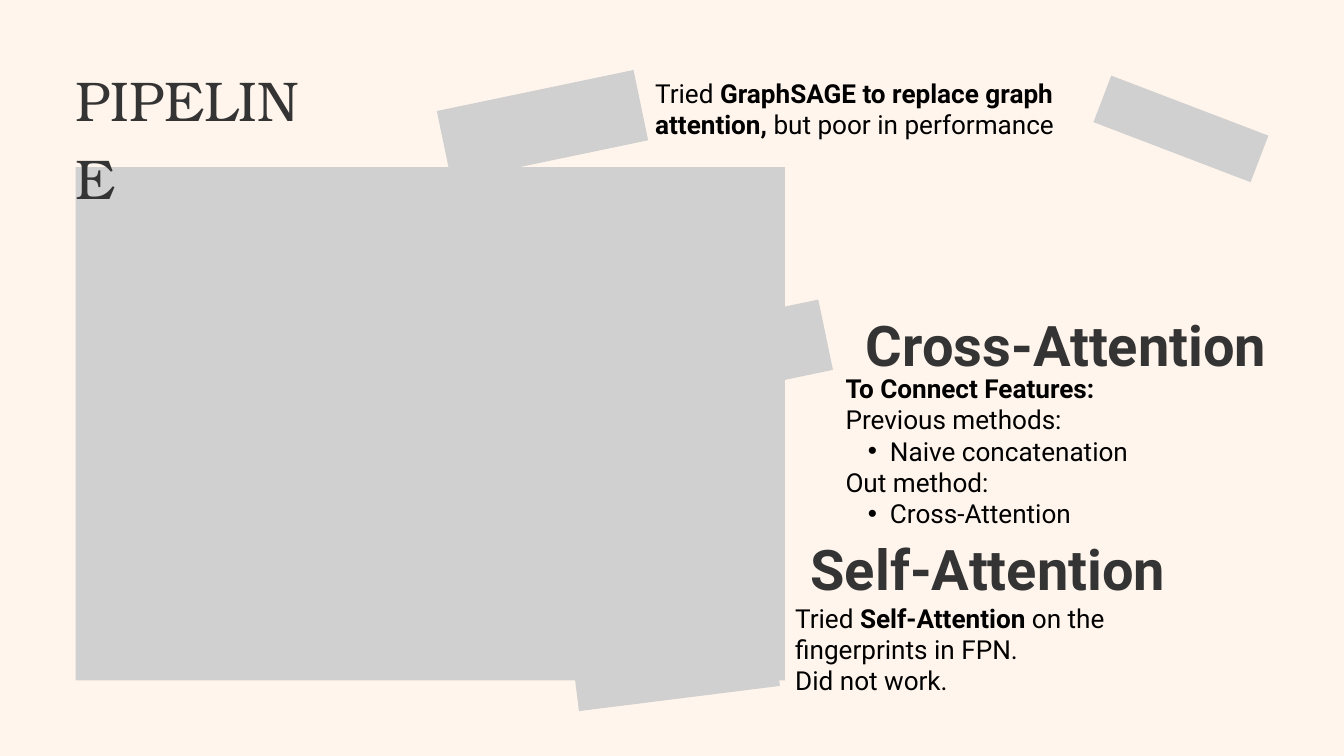
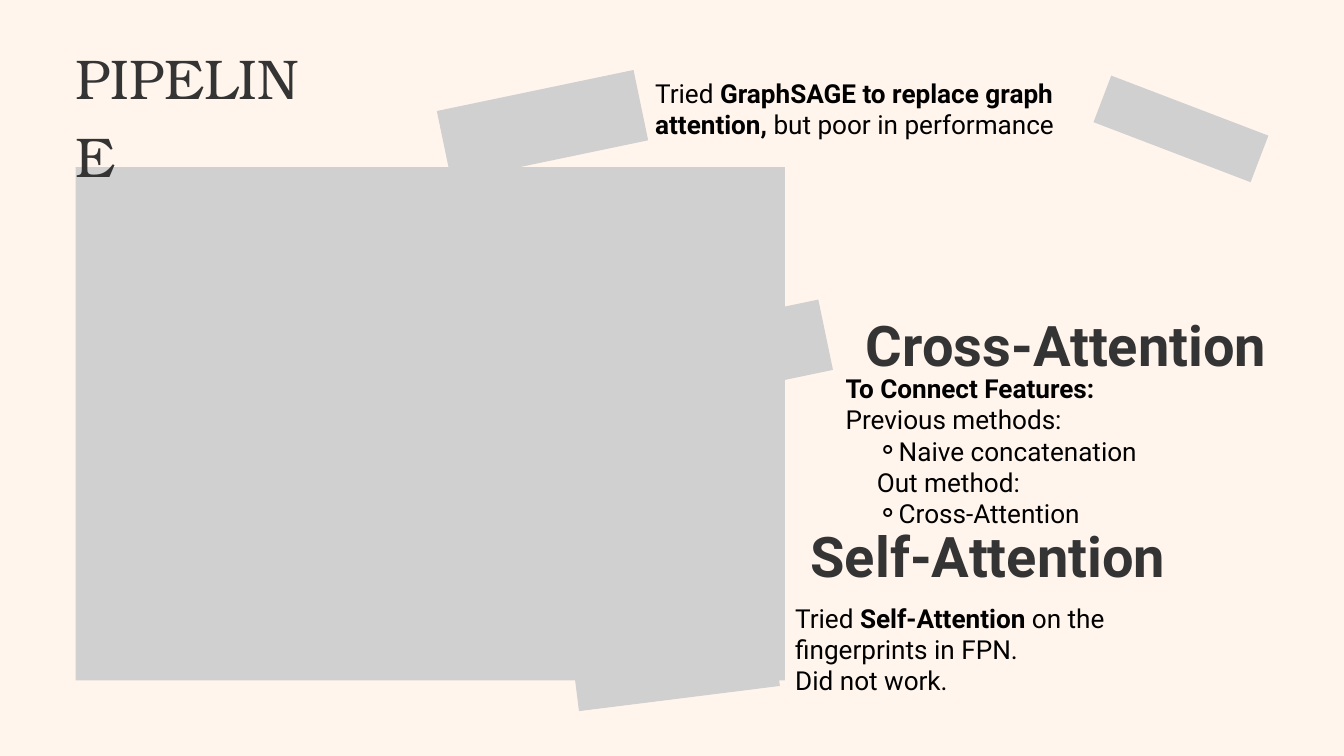
Before and after one commit to Github-Anderson/CS182-Project, a slide deck: slide 8 of presentation/17_final.pptx. Drawn at 1344x756 pixels with LibreOffice and Linux fonts; fonts in the diff are those of the drawing; grey boxes stand for pictures; background and template pictures are left out. Boxes give left, top, right and bottom in pixels: in the first picture for what was removed or moved away, otherwise in the second. Text is boxed around its words. In the diff, an @@ line names an element or a change of style, - is before the commit and + after.

```diff
--- a/presentation/17_final.pptx
+++ b/presentation/17_final.pptx
@@ text "PIPELINE" rewrapped from [75, 54, 302, 142] to [75, 32, 302, 143] @@
@@ picture at [75, 167, 785, 681]: outline redrawn @@
@@ text at [877, 442, 1137, 524]: bullet • to ⚬; list level 2 to 3 in "Naive concatenation"; list level 1 to 3 in "Out method:"; list level 2 to 3 in "Cross-Attention" @@
@@ text "Self-Attention": place and size @@
-text "Self-Attention" at [811, 547, 1166, 591]
+text "Self-Attention" at [811, 534, 1166, 578]
```
Also in this commit, not shown: 9 other slides changed, 2 other files.
